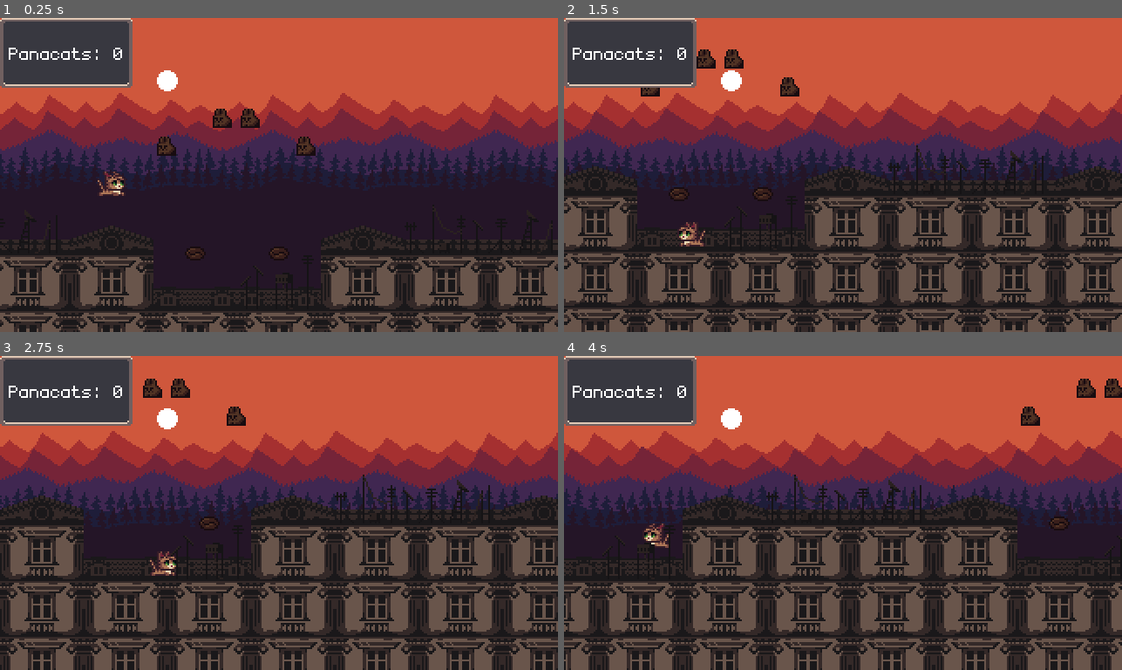
Above: before the commit, frames 1-4 (two rows, left to right).
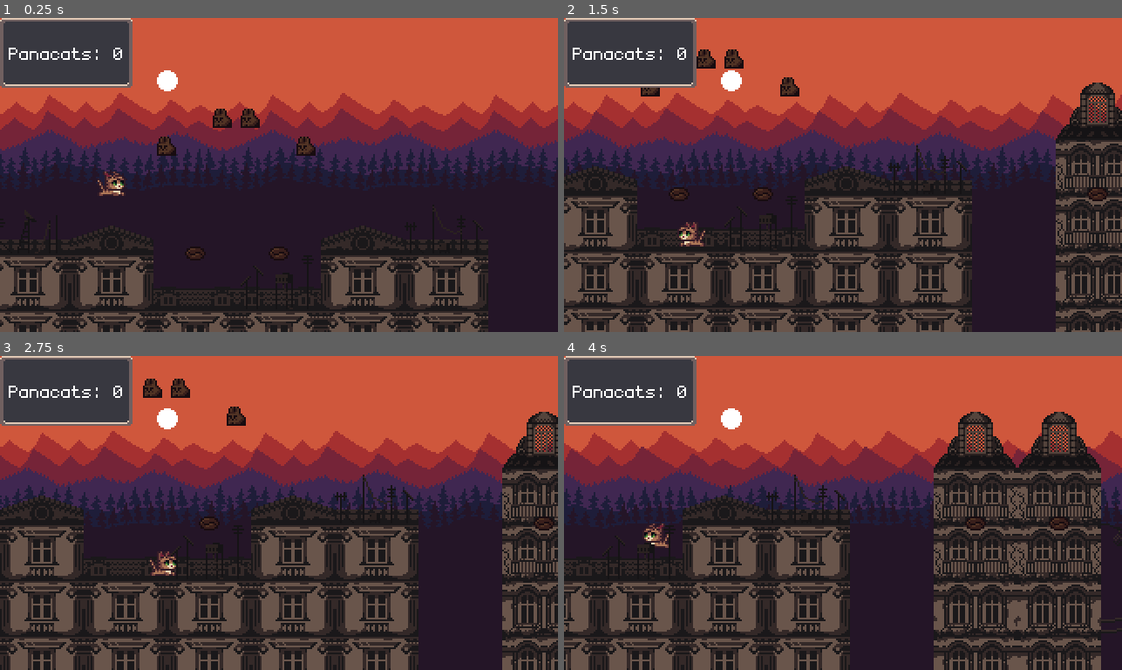
Above: after the commit, the same moments.

Repository: darkgraycat/marcy-runner-gd
Game: Godot game, scene res://scenes/main/main.tscn
Same seed, same stepped clock (60 frames per second), same inputs: the game is played once before the commit and once after it.
Inputs:
- Up to frame 1 (0.25 s): no input
- Up to frame 2 (1.5 s): hold W (move_right) 0.53-1.28 s; tap Space (jump) at 0.77 s; hold Q (move_left) from 1.28 s (still down)
- Up to frame 3 (2.75 s): tap Space (jump) at 1.52 s; release Q (move_left) at 2.03 s; hold W (move_right) from 2.03 s (still down)
- Up to frame 4 (4 s): tap Space (jump) at 3.02, 3.77 s; release W (move_right) at 3.53 s; hold Q (move_left) from 3.53 s (still down)

The runs differ from the first frame. In frame 1, 1.4% of the frame differs, in the area x 87-100%, y 76-100%; in frame 2, 9.0%; in frame 3, 8.6%; in frame 4, 20%, in the area x 51-100%, y 7-100%.

Commit message:
: add customization options of tilemap chunk grid

Diff:
--- a/scenes/entities/level/level.tscn
+++ b/scenes/entities/level/level.tscn
@@ -157,9 +157,9 @@
 tile_set = SubResource("TileSet_ch102")
 
 [node name="TileMapChunkGrid" parent="TileMapChunkRoot" instance=ExtResource("14_ygypo")]
-pixels_per_tile = Vector2i(48, 16)
-tiles_per_chunk = Vector2i(6, 12)
-chunks_per_grid = Vector2i(1, 1)
+tile_size = Vector2i(48, 16)
+chunk_size = Vector2i(6, 12)
+grid_size = Vector2i(4, 1)
 
 [node name="Player" parent="." instance=ExtResource("3_dlyvo")]
 unique_name_in_owner = true
--- a/scenes/entities/tilemap_chunk/tile_map_chunk_grid.gd
+++ b/scenes/entities/tilemap_chunk/tile_map_chunk_grid.gd
@@ -1,40 +1,45 @@
 @tool
 class_name TileMapChunkGrid extends Node2D
 
+@export_group("Dimensions")
 ## Size of each tile in pixels (width x height)
-@export var pixels_per_tile: Vector2i = Vector2i(16, 16):
-	set(v): pixels_per_tile = v; _sync()
+@export var tile_size: Vector2i = Vector2i(16, 16):
+	set(v): tile_size = v; _sync_dimensions()
+## Number of tiles in each chunk (width x height)
+@export var chunk_size: Vector2i = Vector2i(8, 8):
+	set(v): chunk_size = v; _sync_dimensions()
+## Number of chunks in the grid (horizontal x vertical)
+@export var grid_size: Vector2i = Vector2i(4, 4):
+	set(v): grid_size = v; _sync_dimensions()
 
-## Number of tiles in each chunk (width x height)
-@export var tiles_per_chunk: Vector2i = Vector2i(8, 8):
-	set(v): tiles_per_chunk = v; _sync()
-
-## Number of chunks in the grid (horizontal x vertical)
-@export var chunks_per_grid: Vector2i = Vector2i(4, 4):
-	set(v): chunks_per_grid = v; _sync()
+@export_group("Visuals")
+## Color for odd chunks
+@export var grid_color_odd: Color = Color(0.5, 0.5, 0.2, 0.3):
+	set(v): grid_color_odd = v; _sync_visuals()
+## Color for even chunks
+@export var grid_color_even: Color = Color(0.2, 0.5, 0.5, 0.3):
+	set(v): grid_color_even = v; _sync_visuals()
+## Color for line separators
+@export var grid_line_color: Color = Color(0.2, 0.2, 0.2, 0.5):
+	set(v): grid_line_color = v; _sync_visuals()
+## Width of line separators
+@export var grid_line_width: float = 1.0:
+	set(v): grid_line_width = v; _sync_visuals()
 
 @onready var color_rect: ColorRect = $ColorRect
 @onready var shader: ShaderMaterial = color_rect.material
 
 func _ready() -> void:
 	if not Engine.is_editor_hint(): hide()
-	_sync()
-
-
-func _sync() -> void:
-	if not is_node_ready(): await ready
-	var rect_size := chunks_per_grid * tiles_per_chunk * pixels_per_tile
-	color_rect.size = rect_size
-	shader.set_shader_parameter("pixels_per_tile", pixels_per_tile)
-	shader.set_shader_parameter("tiles_per_chunk", tiles_per_chunk)
-	shader.set_shader_parameter("rect_size", rect_size)
+	_sync_dimensions()
+	_sync_visuals()
 
 
 func get_tilemap_layer_patterns(layer: TileMapLayer) -> Array[TileMapPattern]:
 	var result: Array[TileMapPattern] = []
 	var chunk_size := get_tilemap_layer_chunk_size(layer)
-	for y: int in chunks_per_grid.y:
-		for x: int in chunks_per_grid.x:
+	for y: int in grid_size.y:
+		for x: int in grid_size.x:
 			var pos := Vector2i(x, y) * chunk_size
 			var coords := recti_to_points(Rect2i(pos, chunk_size))
 			result.append(layer.get_pattern(coords))
@@ -42,7 +47,7 @@
 
 
 func get_tilemap_layer_chunk_size(layer: TileMapLayer) -> Vector2i:
-	return (pixels_per_tile / layer.tile_set.tile_size) * tiles_per_chunk
+	return (tile_size / layer.tile_set.tile_size) * chunk_size
 
 
 func recti_to_points(rect: Rect2i) -> Array[Vector2i]:
@@ -51,3 +56,18 @@
 		for y in rect.size.y:
 			coords.append(Vector2i(rect.position.x + x, rect.position.y + y))
 	return coords
+
+
+func _sync_dimensions() -> void:
+	if not is_node_ready(): await ready
+	var rect_size := grid_size * chunk_size * tile_size
+	color_rect.size = rect_size
+	shader.set_shader_parameter("tile_size", tile_size)
+	shader.set_shader_parameter("chunk_size", chunk_size)
+	shader.set_shader_parameter("rect_size", rect_size)
+
+func _sync_visuals() -> void:
+	shader.set_shader_parameter("primary_color", grid_color_odd)
+	shader.set_shader_parameter("secondary_color", grid_color_even)
+	shader.set_shader_parameter("line_color", grid_line_color)
+	shader.set_shader_parameter("line_width", grid_line_width)
--- a/scenes/entities/tilemap_chunk/tile_map_chunk_grid.gdshader
+++ b/scenes/entities/tilemap_chunk/tile_map_chunk_grid.gdshader
@@ -1,9 +1,9 @@
 shader_type canvas_item;
 
 /** Base tile size in pixels */
-uniform vec2 pixels_per_tile = vec2(16, 16);
+uniform vec2 tile_size = vec2(16, 16);
 /** Chunk size in base tiles */
-uniform vec2 tiles_per_chunk = vec2(8, 8);
+uniform vec2 chunk_size = vec2(8, 8);
 /** Size of the color rect */
 uniform vec2 rect_size = vec2(1024, 1024);
 /** Color used for visual grid */
@@ -15,7 +15,7 @@
 uniform float line_width = 1.0;
 
 void fragment() {
-	vec2 chunk_px = pixels_per_tile * tiles_per_chunk;
+	vec2 chunk_px = tile_size * chunk_size;
 	vec2 local_pos = UV * rect_size;
 
 	int chunk_x = int(floor(local_pos.x / chunk_px.x));
--- a/scenes/entities/tilemap_chunk/tile_map_chunk_grid.tscn
+++ b/scenes/entities/tilemap_chunk/tile_map_chunk_grid.tscn
@@ -5,8 +5,8 @@
 
 [sub_resource type="ShaderMaterial" id="ShaderMaterial_de57r"]
 shader = ExtResource("1_w2otl")
-shader_parameter/pixels_per_tile = Vector2(16, 16)
-shader_parameter/tiles_per_chunk = Vector2(8, 8)
+shader_parameter/tile_size = Vector2(16, 16)
+shader_parameter/chunk_size = Vector2(8, 8)
 shader_parameter/rect_size = Vector2(1024, 1024)
 shader_parameter/primary_color = Color(0.5, 0.5, 0.2, 0.3)
 shader_parameter/secondary_color = Color(0.2, 0.5, 0.5, 0.3)
@@ -15,6 +15,9 @@
 
 [node name="TileMapChunkGrid" type="Node2D"]
 script = ExtResource("1_4nyhj")
+tile_size = null
+chunk_size = null
+grid_size = null
 
 [node name="ColorRect" type="ColorRect" parent="."]
 material = SubResource("ShaderMaterial_de57r")
